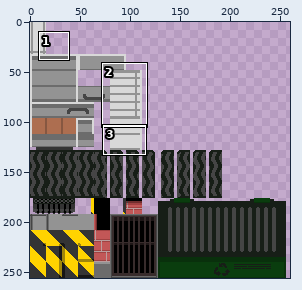
Two states of a sprite sheet, assets/factory.png. Above: a wide view before the commit, with the close-up outlined.
Close-up. Before the edit:
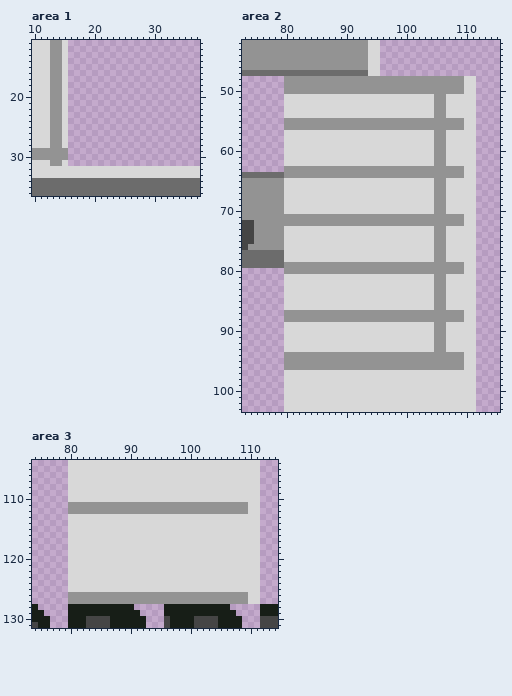
The file is 272x256 pixels. Colours within 5 levels of each other are drawn and written as one. Shown: area 1: x 10..37, y 11..36; area 2: x 73..115, y 42..103; area 3: x 74..114, y 104..131. The wide view leaves out empty margins. The commit also changed other parts of the picture, which this record leaves out.
New version:
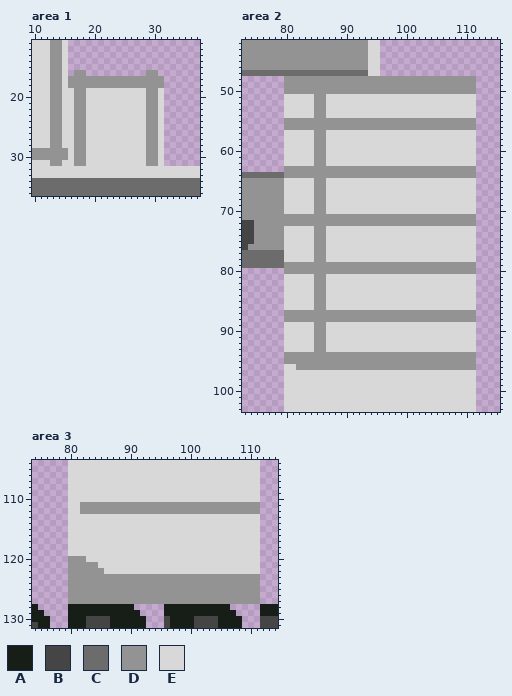
Palette (. is transparent): A #171e17  B #454545  C #6c6c6c  D #939393  E #d8d8d8
Difference:
Area 1:
y 16: x 17..18 .. -> DD; x 29..30 .. -> DD
y 17..18: x 16..31 ................ -> DDDDDDDDDDDDDDDD
y 19..31: x 16..31 ................ -> EDDEEEEEEEEEEDDE
Area 2:
y 48..50: x 110..111 EE -> DD
y 51..54: x 85..86 EE -> DD; x 105..106 DD -> EE
y 55..56: x 110..111 EE -> DD
y 57..62: x 85..86 EE -> DD; x 105..106 DD -> EE
y 63..64: x 110..111 EE -> DD
y 65..70: x 85..86 EE -> DD; x 105..106 DD -> EE
y 71..72: x 110..111 EE -> DD
y 73..78: x 85..86 EE -> DD; x 105..106 DD -> EE
y 79..80: x 110..111 EE -> DD
y 81..86: x 85..86 EE -> DD; x 105..106 DD -> EE
y 87..88: x 110..111 EE -> DD
y 89..93: x 85..86 EE -> DD; x 105..106 DD -> EE
y 94..95: x 110..111 EE -> DD
y 96: x 80..81 DD -> EE; x 110..111 EE -> DD
Area 3:
y 111..112: x 80..81 DD -> EE; x 110..111 EE -> DD
y 120: x 80..82 EEE -> DDD
y 121: x 80..84 EEEEE -> DDDDD
y 122: x 80..85 EEEEEE -> DDDDDD
y 123..125: x 80..111 EEEEEEEEEEEEEEEEEEEEEEEEEEEEEEEE -> DDDDDDDDDDDDDDDDDDDDDDDDDDDDDDDD
y 126..127: x 110..111 EE -> DD
Changed places in both close-ups, as pixel boxes (x1, y1, x2, y2):
added: (68, 70, 164, 166)
changed: (434, 76, 476, 370)
changed: (314, 94, 326, 352)
changed: (284, 364, 296, 370)
changed: (68, 502, 80, 514)
changed: (248, 502, 260, 514)
changed: (68, 556, 260, 604)
